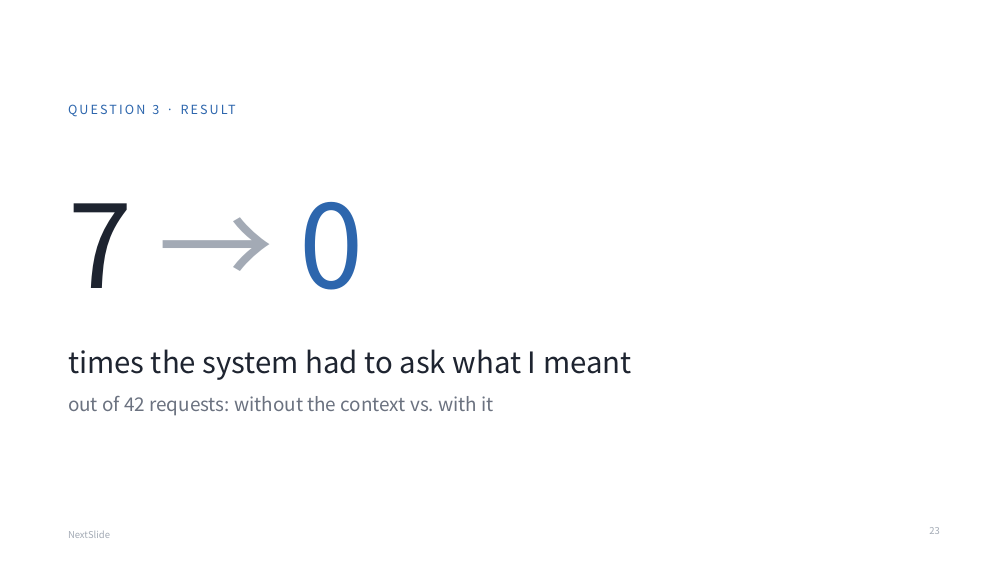
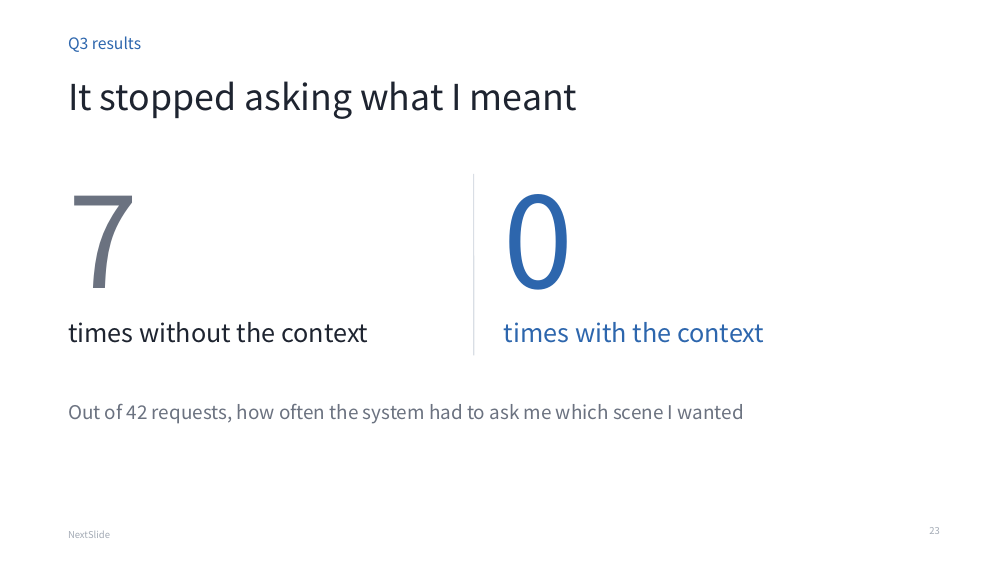
Before and after one commit to nunu0404/GenAI-proj-2026, a slide deck: slide 23 of docs/presentation/NextSlide_final.pptx. Drawn at 1008x567 pixels with LibreOffice and Linux fonts; fonts in the diff are those of the drawing. Boxes give left, top, right and bottom in pixels: in the first picture for what was removed or moved away, otherwise in the second. Text is boxed around its words. In the diff, an @@ line names an element or a change of style, - is before the commit and + after.

```diff
--- a/docs/presentation/NextSlide_final.pptx
+++ b/docs/presentation/NextSlide_final.pptx
@@ text at [68, 36, 141, 52]: text changed; size 12 to 15 pt @@
-QUESTION 3 · RESULT
+Q3 results
@@ title added at [68, 81, 577, 119], 34 pt, text #1E2430 @@
+It stopped asking what I meant
@@ line added from (474, 174) to (474, 355), #D9DEE5 1 pt @@
@@ title removed at [68, 202, 363, 290] @@
-7 → 0
@@ text added at [68, 195, 138, 288], 120 pt, text #6B7280 @@
+7
@@ text added at [504, 194, 574, 290], 120 pt, text #2D66AD @@
+0
@@ text at [68, 322, 368, 343]: text changed; size 18 to 24 pt; text colour #6B7280 to #1E2430 @@
-out of 42 requests: without the context vs. with it
+times without the context
@@ text added at [504, 322, 764, 343], 24 pt, text #2D66AD @@
+times with the context
@@ text at [68, 404, 744, 424]: text changed; size 28 to 18 pt; text colour #1E2430 to #6B7280 @@
-times the system had to ask what I meant
+Out of 42 requests, how often the system had to ask me which scene I wanted
```
Also in this commit, not shown: 26 other slides changed, 1 slide added, 1 slide removed, 34 other files.
